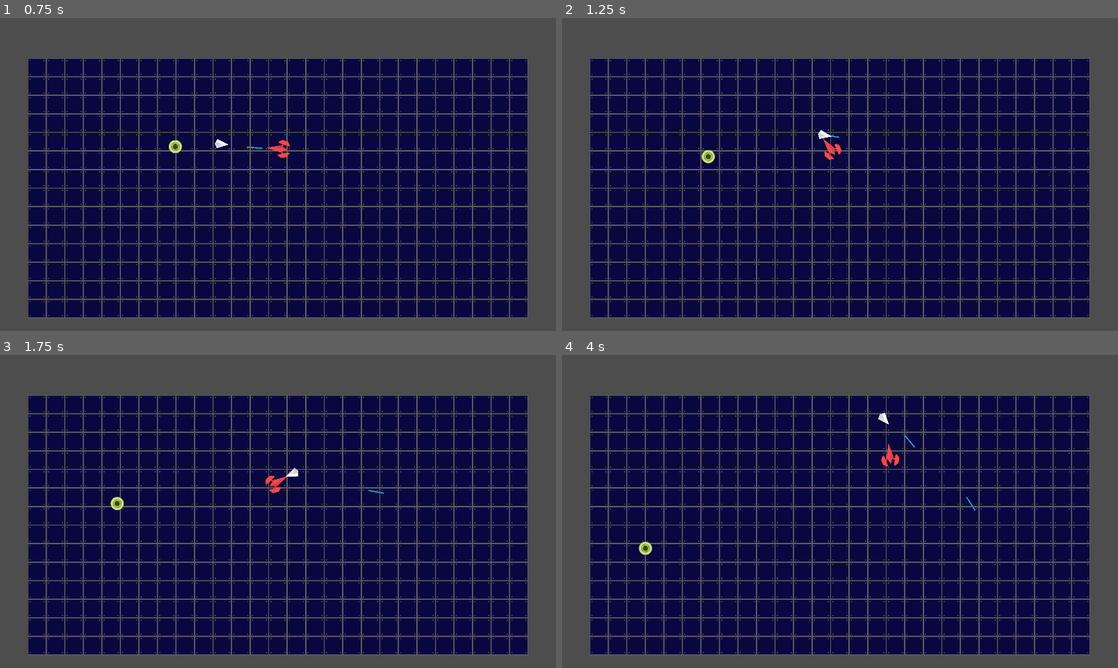
Above: before the commit, frames 1-4 (two rows, left to right).
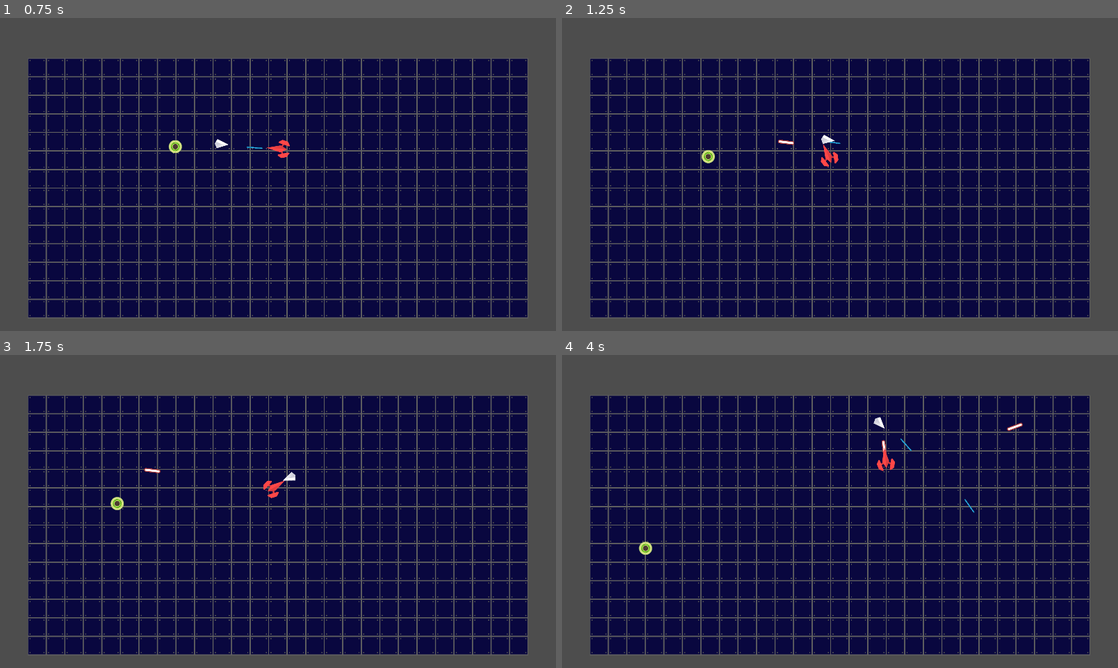
Above: after the commit, the same moments.

Repository: moenage/Overload
Game: Godot game, scene res://Scenes/Levels/level.tscn
Two runs of this game, one before a commit and one after it. Both use one fixed random seed, a clock stepped at 60 frames per second and the inputs below.
Inputs (mouse positions are in pixels of both pictures, inside the frame that each line leads up to):
- Up to frame 1 (0.75 s): move the mouse to (400, 158) at 0.52 s; press the mouse at (400, 158) at 0.53 s; hold D (right) from 0.53 s (still down)
- Up to frame 2 (1.25 s): keep holding D (right)
- Up to frame 3 (1.75 s): move the mouse to (166, 527) at 1.27 s; release D (right) at 1.28 s; release the mouse at (166, 527) at 1.28 s; hold S (down) from 1.28 s (still down); click (166, 527) at 1.35 s
- Up to frame 4 (4 s): move the mouse to (895, 442) at 2.02 s; release S (down) at 2.03 s; press the mouse at (895, 442) at 2.03 s; hold D (right) 2.03-2.78 s; move the mouse to (812, 574) at 2.77 s; release the mouse at (812, 574) at 2.78 s; hold W (up) 2.78-3.53 s; click (812, 574) at 2.85 s; move the mouse to (1006, 558) at 3.52 s; press the mouse at (1006, 558) at 3.53 s; hold A (left) from 3.53 s (still down)

Frame 1 is identical in both runs. In frame 2, 0.3% of the frame differs, in the area x 38-51%, y 35-48%; in frame 3, 0.3%; in frame 4, 0.4%, in the area x 13-83%, y 18-64%.

Commit message:
Added enemy laser and enemy shooting

Diff:
--- a/Scenes/Enemies/enemy_1.gd
+++ b/Scenes/Enemies/enemy_1.gd
@@ -4,6 +4,8 @@
 
 var speed: float = 200.0
 var target: CharacterBody2D
+
+signal enemyShotLaser(pos, laserDir)
 
 func _ready():
 	target = get_parent().get_parent().get_node("Player")
@@ -12,3 +14,8 @@
 	velocity = position.direction_to(target.position) * speed
 	look_at(target.position)
 	move_and_slide()
+
+
+func _on_shoot_laser_timeout():
+	var laserDir = (target.global_position - position).normalized()
+	enemyShotLaser.emit($LaserPoint.global_position, laserDir)
--- a/Scenes/Enemies/enemy_1.tscn
+++ b/Scenes/Enemies/enemy_1.tscn
@@ -20,5 +20,13 @@
 position = Vector2(0, 1)
 rotation = 1.5708
 scale = Vector2(1.95833, 1.96591)
-polygon = PackedVector2Array(0, -24.9249, -8, 7, -16, 1, -22, 11, -19, 24, -8.68085, 30.0116, 0, 23.3988, 9.19149, 30.0116, 19, 24, 22.4681, 11.1908, 16, 1, 8, 7)
+polygon = PackedVector2Array(-0.51073, -25.0944, -8, 7, -16, 1, -22.2979, 11.5299, -19.5744, 25.0945, -8.68075, 30.5202, 0, 23.3988, 9.19149, 30.0116, 19, 24, 22.4681, 11.1908, 16, 1, 8, 7)
 metadata/_edit_lock_ = true
+
+[node name="ShootLaser" type="Timer" parent="."]
+autostart = true
+
+[node name="LaserPoint" type="Marker2D" parent="."]
+position = Vector2(44.6667, 0)
+
+[connection signal="timeout" from="ShootLaser" to="." method="_on_shoot_laser_timeout"]
--- a/Scenes/Levels/level.gd
+++ b/Scenes/Levels/level.gd
@@ -6,6 +6,8 @@
 @export var maxyCoord: int = 1400
 
 var laserScene: PackedScene = preload("res://Scenes/Projectiles/laser.tscn")
+
+var laserEnemyScene: PackedScene = preload("res://Scenes/Projectiles/EnemyLaser/enemy_laser.tscn")
 
 var enemyScene: PackedScene = preload("res://Scenes/Enemies/enemy_1.tscn")
 
@@ -17,6 +19,12 @@
 	laser.direction = laserDir
 	$Projectiles.add_child(laser)
 
+func _on_enemy_1_enemy_shot_laser(pos, laserDir):
+	var laser = laserEnemyScene.instantiate() as Area2D
+	laser.position = pos
+	laser.rotation_degrees = rad_to_deg(laserDir.angle()) + 90
+	laser.direction = laserDir
+	$Projectiles.add_child(laser)
 
 #Spawn enemies within the arena borders
 func _on_spawn_timer_timeout():
--- a/Scenes/Levels/level.tscn
+++ b/Scenes/Levels/level.tscn
@@ -41,4 +41,5 @@
 position = Vector2(471, 330)
 
 [connection signal="timeout" from="SpawnTimer" to="." method="_on_spawn_timer_timeout"]
+[connection signal="enemyShotLaser" from="Enemies/Enemy1" to="." method="_on_enemy_1_enemy_shot_laser"]
 [connection signal="shotLaser" from="Player" to="." method="_on_player_shot_laser"]
--- a/Scenes/Objects/Floor/floor.tscn
+++ b/Scenes/Objects/Floor/floor.tscn
@@ -3,10 +3,10 @@
 [ext_resource type="Texture2D" uid="uid://bgx8aedmht4ix" path="res://Assets/Sprites/Tiles/output-onlinepngtools.png" id="1_rfpxn"]
 
 [sub_resource type="RectangleShape2D" id="RectangleShape2D_urewb"]
-size = Vector2(1801, 5)
+size = Vector2(1801, 9.5)
 
 [sub_resource type="RectangleShape2D" id="RectangleShape2D_2vmdm"]
-size = Vector2(3456.5, 8)
+size = Vector2(3456.5, 10)
 
 [node name="Floor" type="StaticBody2D"]
 collision_layer = 8
@@ -23,14 +23,14 @@
 metadata/_edit_lock_ = true
 
 [node name="LeftCollider" type="CollisionShape2D" parent="."]
-position = Vector2(-1726.5, 92.5)
+position = Vector2(-1728, 92.5)
 rotation = 1.5708
 shape = SubResource("RectangleShape2D_urewb")
 one_way_collision = true
 metadata/_edit_lock_ = true
 
 [node name="RightCollider" type="CollisionShape2D" parent="."]
-position = Vector2(1726.5, 92.5)
+position = Vector2(1727.25, 92.5)
 rotation = -1.5708
 shape = SubResource("RectangleShape2D_urewb")
 one_way_collision = true
@@ -44,7 +44,7 @@
 metadata/_edit_lock_ = true
 
 [node name="BottomCollider" type="CollisionShape2D" parent="."]
-position = Vector2(-0.75, 989)
+position = Vector2(-0.75, 990)
 shape = SubResource("RectangleShape2D_2vmdm")
 one_way_collision = true
 metadata/_edit_lock_ = true
--- /dev/null
+++ b/Scenes/Projectiles/EnemyLaser/enemy_laser.gd
@@ -0,0 +1,12 @@
+extends Area2D
+
+@export var speed: int = 1000
+
+var direction: Vector2 = Vector2.UP
+
+func _process(delta):
+	position += direction * speed * delta
+
+
+func _on_body_entered(_body):
+	queue_free()
--- /dev/null
+++ b/Scenes/Projectiles/EnemyLaser/enemy_laser.tscn
@@ -0,0 +1,20 @@
+[gd_scene load_steps=4 format=3 uid="uid://d1ch0p421arx7"]
+
+[ext_resource type="Texture2D" uid="uid://dnn3jdc6q0blb" path="res://Assets/Sprites/Projectiles/laserRed14.png" id="1_5mosm"]
+[ext_resource type="Script" path="res://Scenes/Projectiles/EnemyLaser/enemy_laser.gd" id="1_ogajd"]
+
+[sub_resource type="CapsuleShape2D" id="CapsuleShape2D_tsm0v"]
+radius = 7.0
+height = 56.0
+
+[node name="EnemyLaser" type="Area2D"]
+scale = Vector2(2, 2)
+collision_layer = 32
+collision_mask = 9
+script = ExtResource("1_ogajd")
+
+[node name="Sprite2D" type="Sprite2D" parent="."]
+texture = ExtResource("1_5mosm")
+
+[node name="CollisionShape2D" type="CollisionShape2D" parent="."]
+shape = SubResource("CapsuleShape2D_tsm0v")
--- a/project.godot
+++ b/project.godot
@@ -60,6 +60,7 @@
 2d_physics/layer_3="Enemy"
 2d_physics/layer_4="Wall"
 2d_physics/layer_5="ProtectMe"
+2d_physics/layer_6="Enemy_Projectiles"
 
 [rendering]
 
Binary file added: Assets/Sprites/Projectiles/laserRed14.png
Not shown, added: Assets/Sprites/Projectiles/laserRed14.png.import
